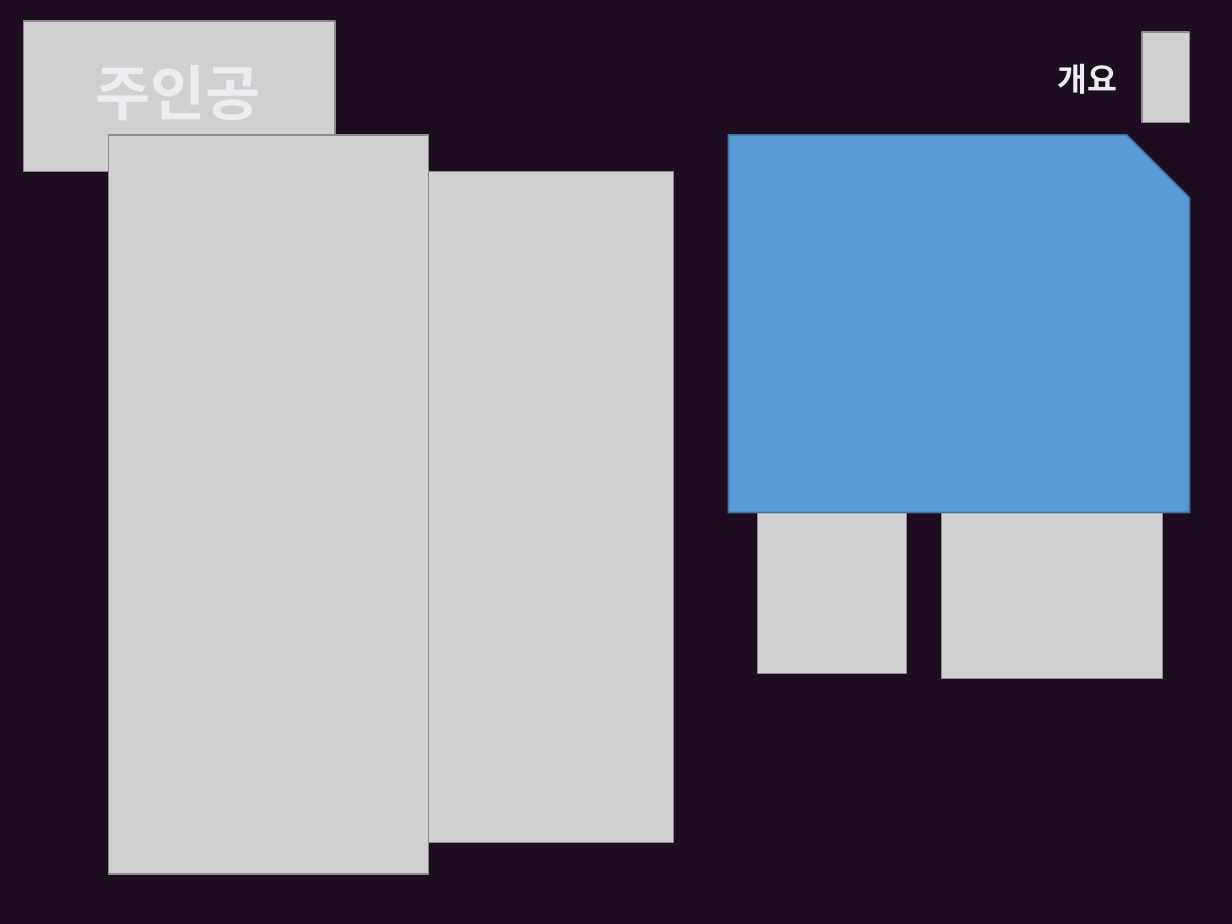
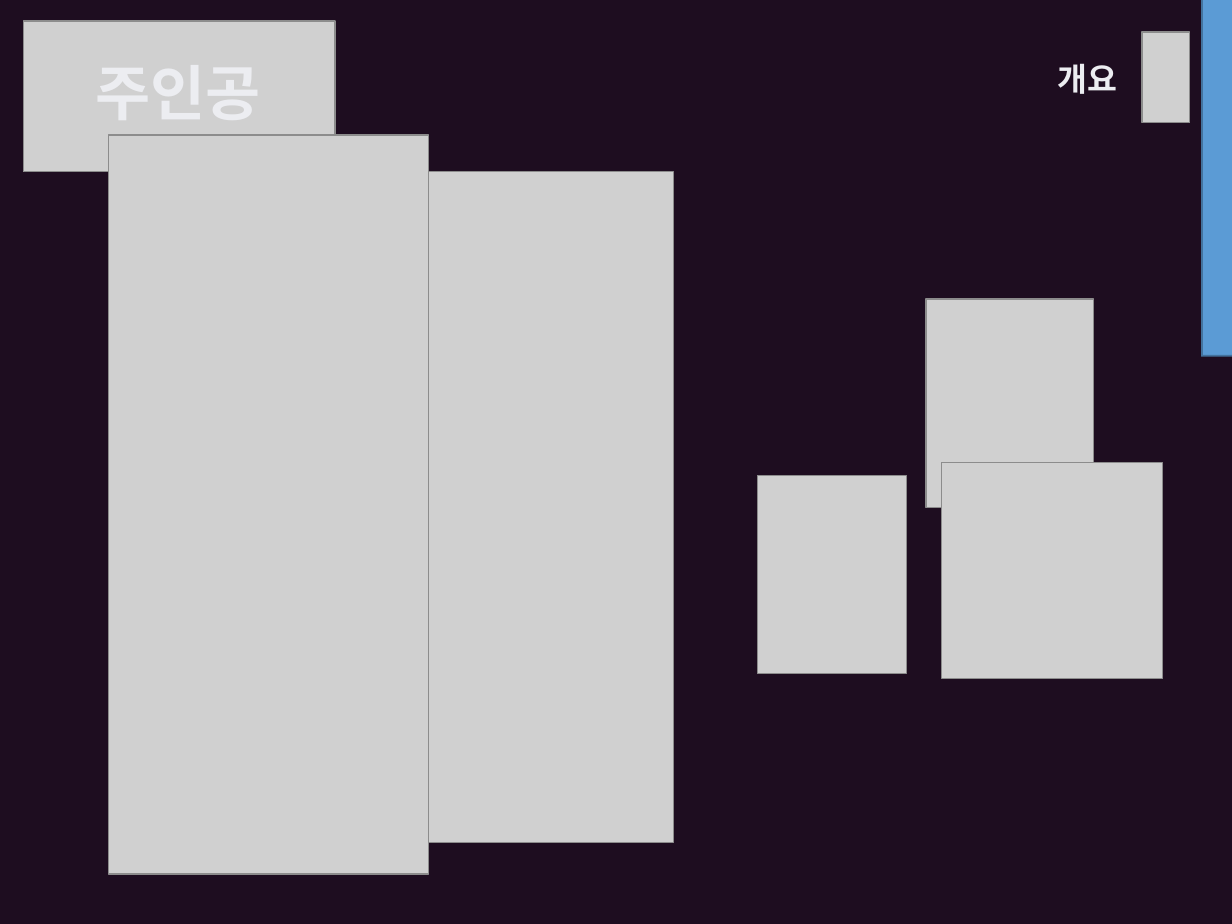
Before and after one commit to ysooj/Gihoek, a slide deck: slide 11 of reference_copying.pptx. Drawn at 1232x924 pixels with LibreOffice and Linux fonts; fonts in the diff are those of the drawing; grey boxes stand for pictures. Boxes give left, top, right and bottom in pixels: in the first picture for what was removed or moved away, otherwise in the second. Text is boxed around its words. In the diff, an @@ line names an element or a change of style, - is before the commit and + after.

```diff
--- a/reference_copying.pptx
+++ b/reference_copying.pptx
@@ snip rect: place and size @@
-snip rect at (728, 134, 1189, 513)
+snip rect at (1202, 0, 1232, 356)
@@ picture added at (926, 299, 1094, 508) @@
```
Also in this commit, not shown: 3 other slides changed, 1 slide added, 47 other files.
